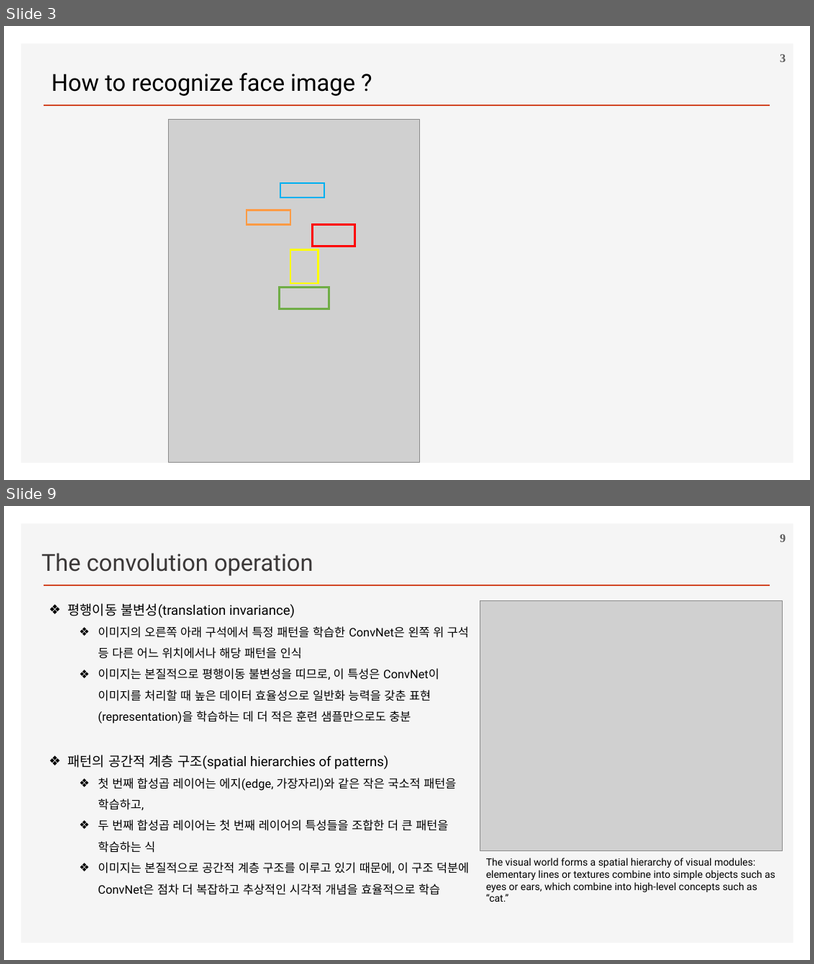
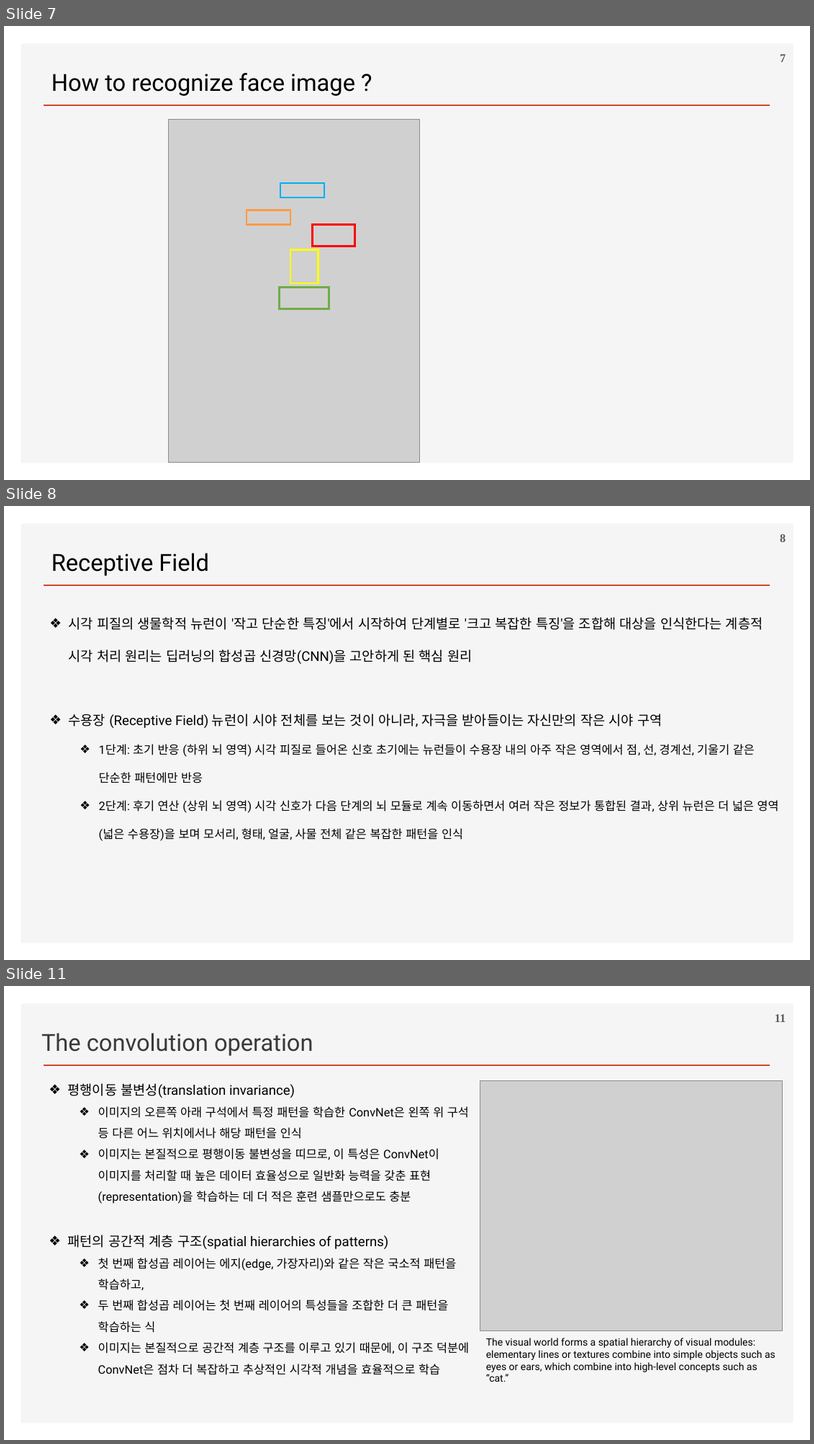
Before and after one commit to ancestor9/2026_Fall_Deep-Learning-with-Python, a slide deck: Chapter 08 Image Classification.pptx. Shown one above the other, each under a label of ours: slides 3 and 9 before the commit, slides 7, 8 and 11 after it; the slides between them are not shown. The pictures are 814x964 and 814x1444 pixels, drawn with LibreOffice and Linux fonts; fonts in the diff are those of the drawing; grey boxes stand for pictures; background and template pictures are left out. Boxes give left, top, right and bottom in pixels: in the first picture for what was removed or moved away, otherwise in the second. Text is boxed around its words. In the diff, an @@ line names an element or a change of style, - is before the commit and + after.

```diff
--- a/Chapter 08 Image Classification.pptx
+++ b/Chapter 08 Image Classification.pptx
@@ slide 8 added at (x1=4, y1=506, x2=810, y2=960), background #FFFFFF; not listed: 2 template elements that a slide beside it also shows @@
@@ page number added at (x1=780, y1=534, x2=786, y2=542), 14 pt, text #595959, bold @@
+8
@@ text added at (x1=52, y1=553, x2=209, y2=576), 28 pt, text #000000 @@
+Receptive Field
@@ text added at (x1=69, y1=617, x2=779, y2=841), 14 pt, text #000000 @@
+❖ 시각 피질의 생물학적 뉴런이 '작고 단순한 특징'에서 시작하여 단계별로 '크고 복잡한 특징'을 조합해 대상을 인식한다는 계층적 시각 처리 원리는 딥러닝의 합성곱 신경망(CNN)을 고안하게 된 핵심 원리
+❖ 수용장 (Receptive Field) 뉴런이 시야 전체를 보는 것이 아니라, 자극을 받아들이는 자신만의 작은 시야 구역
+  ❖ 1단계: 초기 반응 (하위 뇌 영역) 시각 피질로 들어온 신호 초기에는 뉴런들이 수용장 내의 아주 작은 영역에서 점, 선, 경계선, 기울기 같은 단순한 패턴에만 반응
+  ❖ 2단계: 후기 연산 (상위 뇌 영역) 시각 신호가 다음 단계의 뇌 모듈로 계속 이동하면서 여러 작은 정보가 통합된 결과, 상위 뉴런은 더 넓은 영역(넓은 수용장)을 보며 모서리, 형태, 얼굴, 사물 전체 같은 복잡한 패턴을 인식
@@ what was slide 3 is now slide 7 @@
@@ page number at (x1=780, y1=54, x2=786, y2=62): text changed @@
-3
+7
@@ what was slide 9 is now slide 11 @@
@@ page number at (x1=775, y1=1014, x2=786, y2=1022): text changed @@
-9
+11
```
Also in this commit, not shown: 3 slides changed, 7 other slides added.
